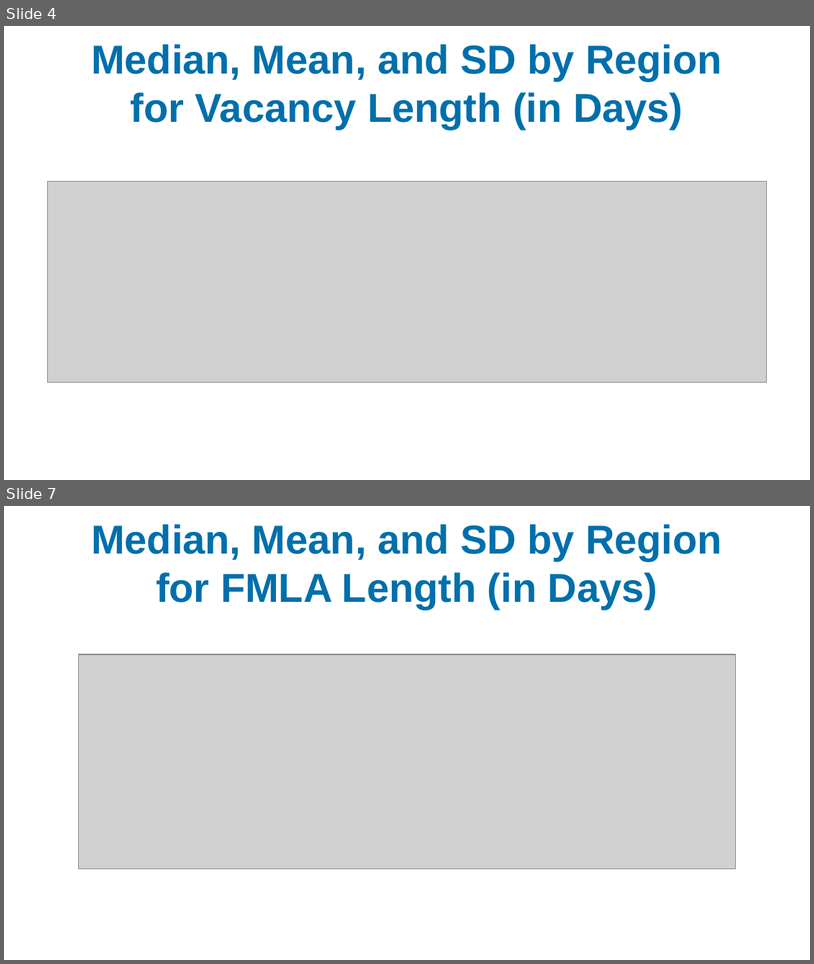
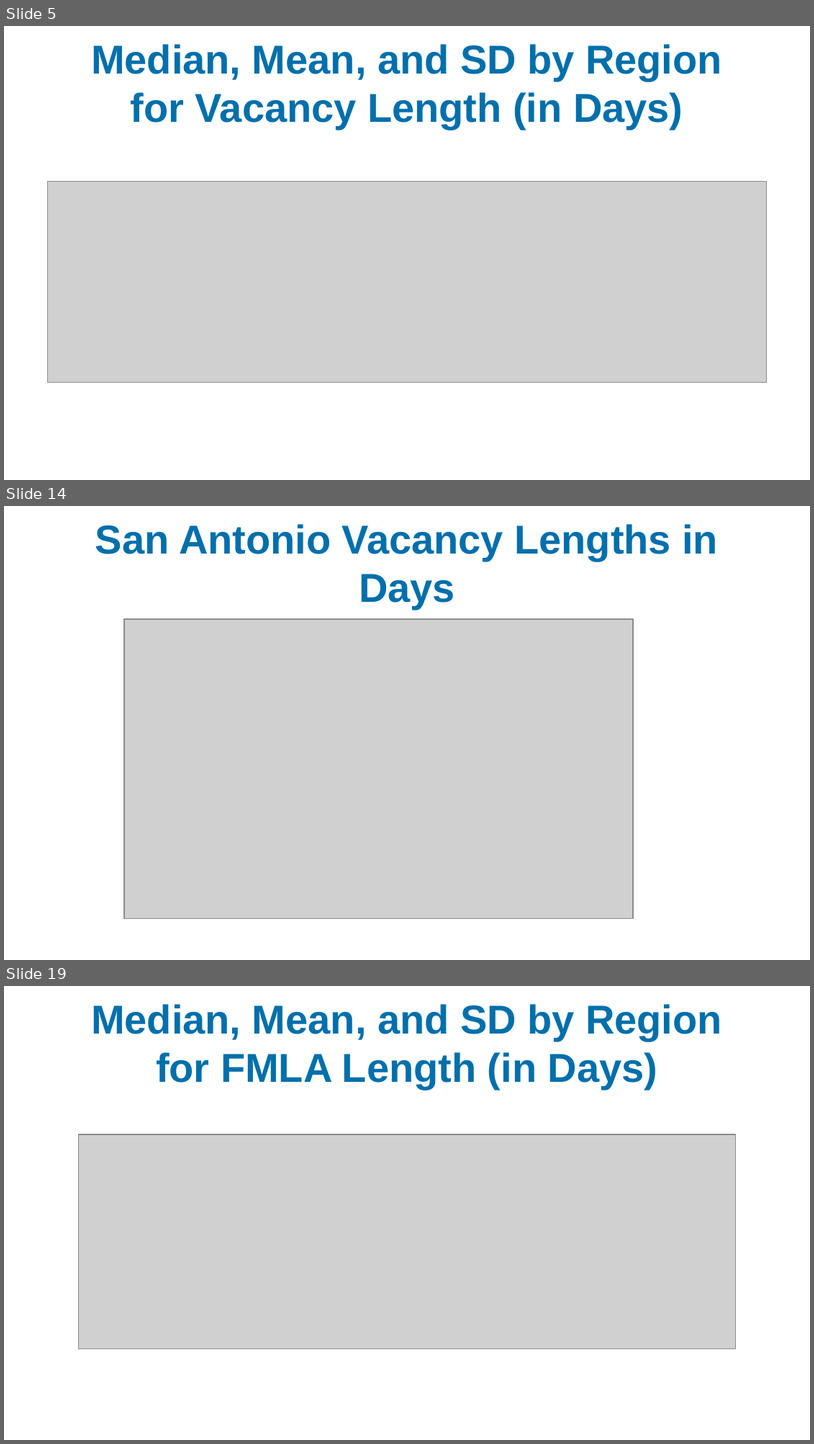
Before and after one commit to idea-analytics/Staffing_Trends_Performance_Vacancies, a slide deck: graphs/Staffing_Part1_23-24_preliminary_report.pptx. Shown one above the other, each under a label of ours: slides 4 and 7 before the commit, slides 5, 14 and 19 after it; the slides between them are not shown. The pictures are 814x964 and 814x1444 pixels, drawn with LibreOffice and Linux fonts; fonts in the diff are those of the drawing; grey boxes stand for pictures; background and template pictures are left out. Boxes give left, top, right and bottom in pixels: in the first picture for what was removed or moved away, otherwise in the second. Text is boxed around its words. In the diff, an @@ line names an element or a change of style, - is before the commit and + after.

```diff
--- a/graphs/Staffing_Part1_23-24_preliminary_report.pptx
+++ b/graphs/Staffing_Part1_23-24_preliminary_report.pptx
@@ slide 14 added at box(4, 506, 810, 960), background picture (left out) @@
@@ title added at box(95, 524, 718, 609), 36 pt, text #006FAB, bold @@
+San Antonio Vacancy Lengths in Days
@@ picture added at box(124, 619, 633, 918) @@
@@ what was slide 4 is now slide 5 @@
@@ what was slide 7 is now slide 19 @@
```
Also in this commit, not shown: 4 slides changed, 13 other slides added, 1 slide removed, 2 other files.
